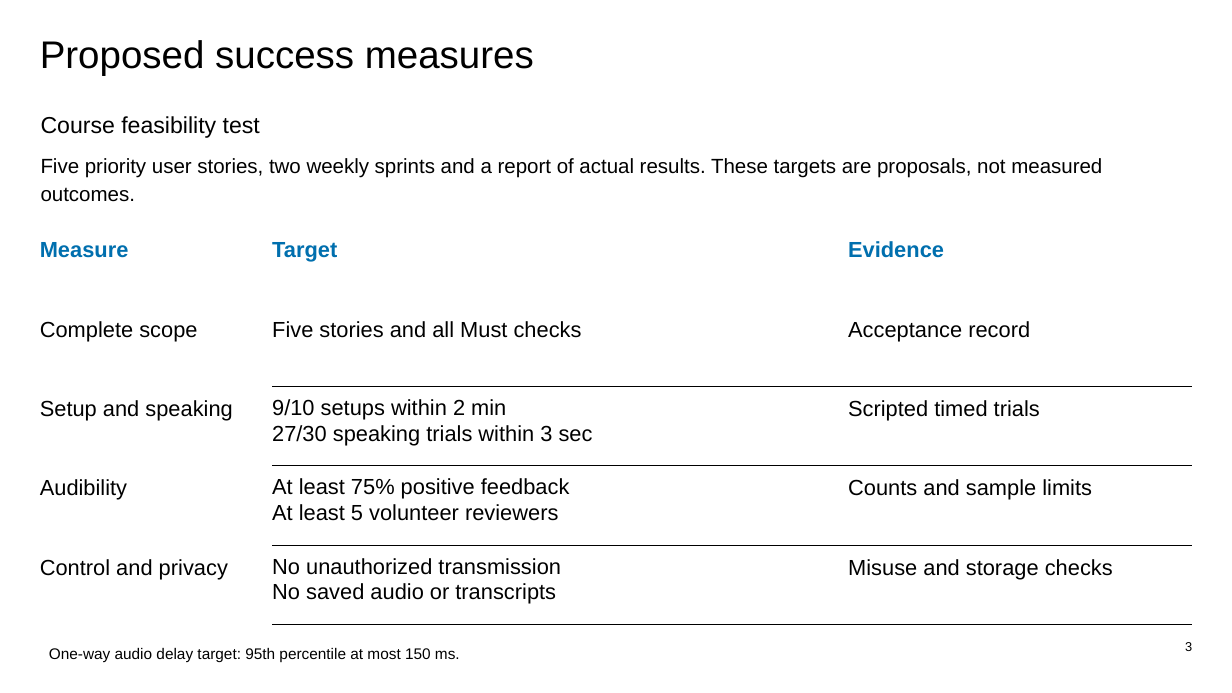
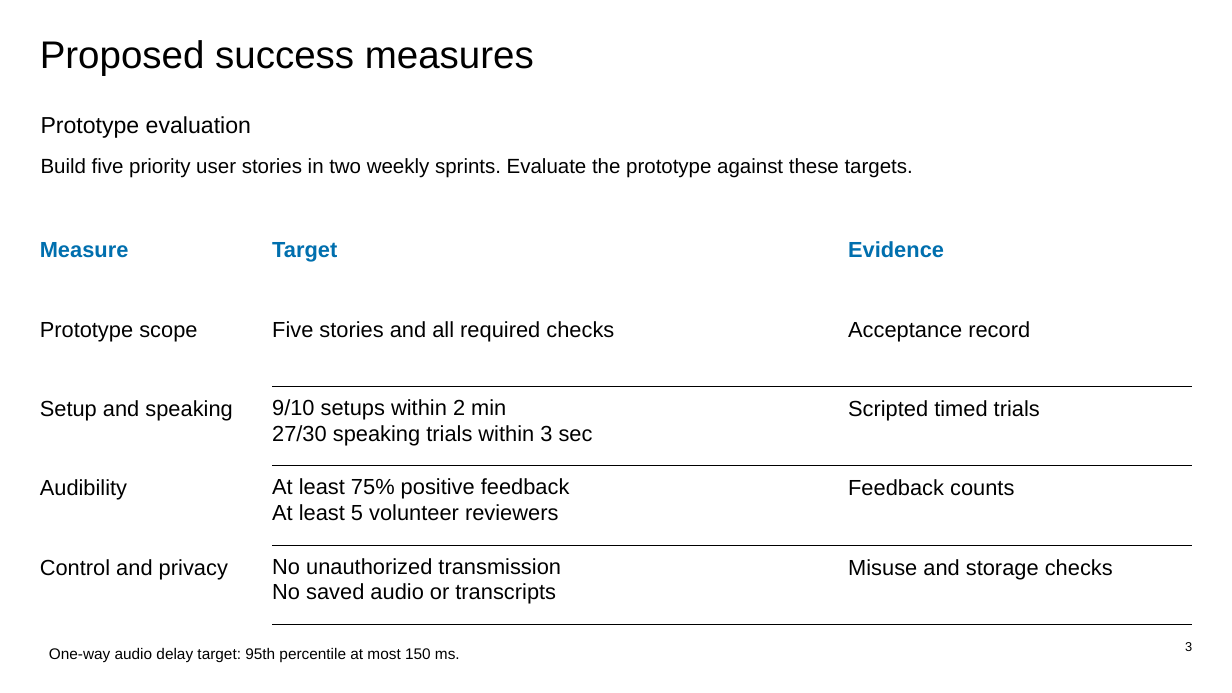
Before and after one commit to GravityCodez/project-managment, a slide deck: slide 3 of submissions/initial-phases/A_Aspiration/ClassMic_A2_Three_Slides.pptx. Drawn at 1232x693 pixels with LibreOffice and Linux fonts; fonts in the diff are those of the drawing. Boxes give left, top, right and bottom in pixels: in the first picture for what was removed or moved away, otherwise in the second. Text is boxed around its words. In the diff, an @@ line names an element or a change of style, - is before the commit and + after.

Commit message:
Refine coursework wording and metadata; stage lab revision

```diff
--- a/submissions/initial-phases/A_Aspiration/ClassMic_A2_Three_Slides.pptx
+++ b/submissions/initial-phases/A_Aspiration/ClassMic_A2_Three_Slides.pptx
@@ text at [41, 116, 913, 178]: text changed @@
-Course feasibility test
-Five priority user stories, two weekly sprints and a report of actual results. These targets are proposals, not measured outcomes.
+Prototype evaluation
+Build five priority user stories in two weekly sprints. Evaluate the prototype against these targets.
@@ table at [40, 227, 1192, 625] @@
-row 2, column 1: Complete scope
+row 2, column 1: Prototype scope
-row 2, column 2: Five stories and all Must checks
+row 2, column 2: Five stories and all required checks
-row 4, column 3: Counts and sample limits
+row 4, column 3: Feedback counts
```
Also in this commit, not shown: 2 other slides changed, 32 other files.
